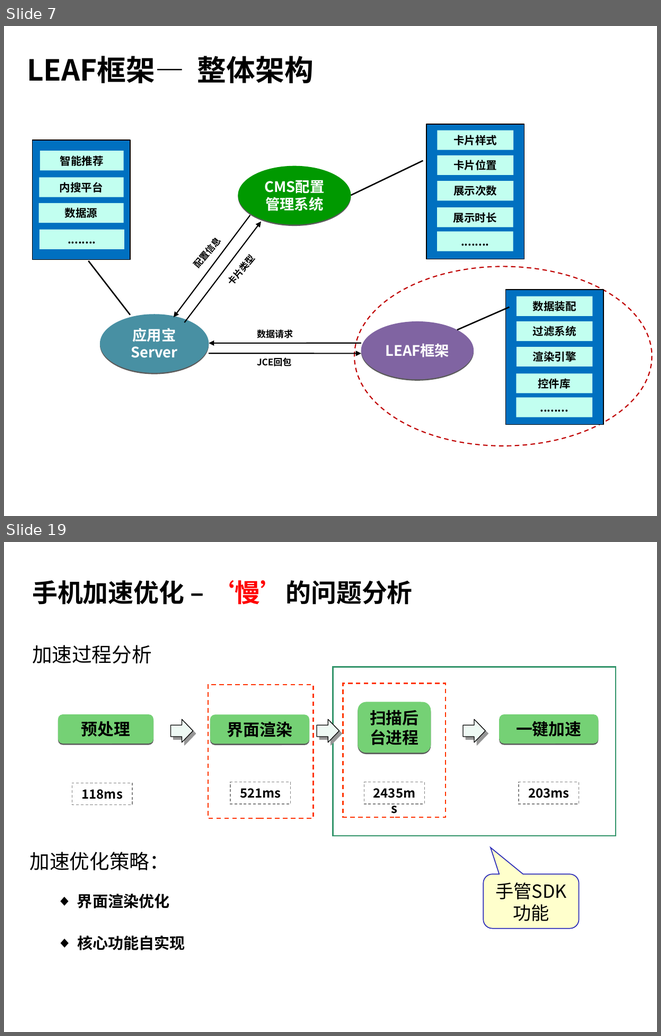
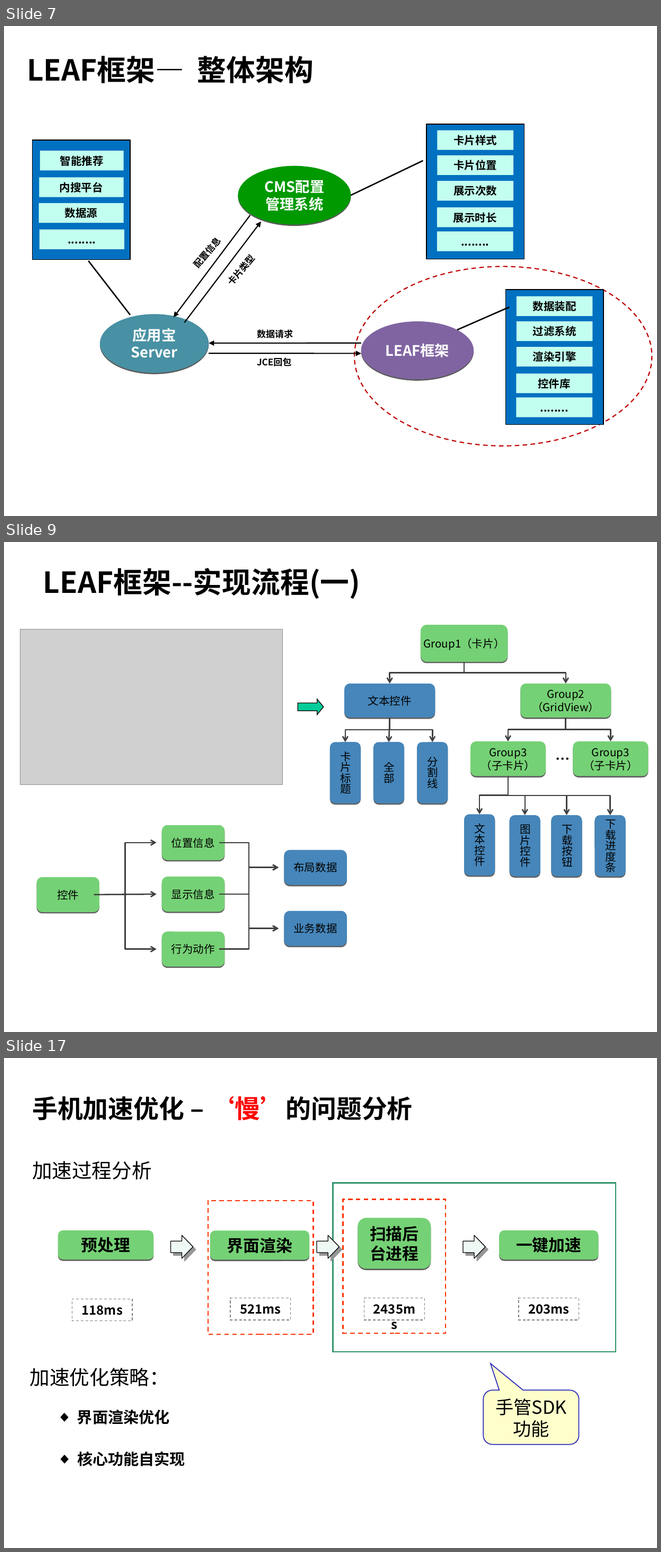
Before and after one commit to hamlingong/data, a slide deck: promote/龚海龙-v1.0.ppt. Shown one above the other, each under a label of ours: slides 7 and 19 before the commit, slides 7, 9 and 17 after it; the slides between them are not shown. The pictures are 661x1036 and 661x1552 pixels, drawn with LibreOffice and Linux fonts; fonts in the diff are those of the drawing; grey boxes stand for pictures; background and template pictures are left out. Boxes give left, top, right and bottom in pixels: in the first picture for what was removed or moved away, otherwise in the second. Text is boxed around its words. In the diff, an @@ line names an element or a change of style, - is before the commit and + after.

```diff
--- a/promote/龚海龙-v1.0.ppt
+++ b/promote/龚海龙-v1.0.ppt
@@ slide 9 added at (x1=4, y1=542, x2=657, y2=1032), background picture (left out) @@
@@ title added at (x1=43, y1=568, x2=360, y2=599), 32 pt, text #000000, bold @@
+LEAF框架--实现流程(一)
@@ picture added at (x1=20, y1=629, x2=283, y2=784) @@
@@ group added at (x1=298, y1=625, x2=648, y2=876): 10 elbow arrows, 7 freeform shapes, 5 rounded rectangles, 1 right arrow, 1 arrow, 1 text @@
+Group1（卡片）
+Group2
+（GridView）
+Group3
+（子卡片）
+Group3
+（子卡片）
+文本控件
+卡片标题
+全部
+分割线
+图片控件
+下载按钮
+下载进度条
+文本控件
+…
@@ group added at (x1=37, y1=824, x2=347, y2=967): 6 rounded rectangles, 6 elbow arrows, 1 arrow @@
+控件
+位置信息
+显示信息
+行为动作
+布局数据
+业务数据
@@ what was slide 19 is now slide 17 @@
```
Also in this commit, not shown: 9 slides changed, 2 other slides added, 5 slides removed, 2 other files.
